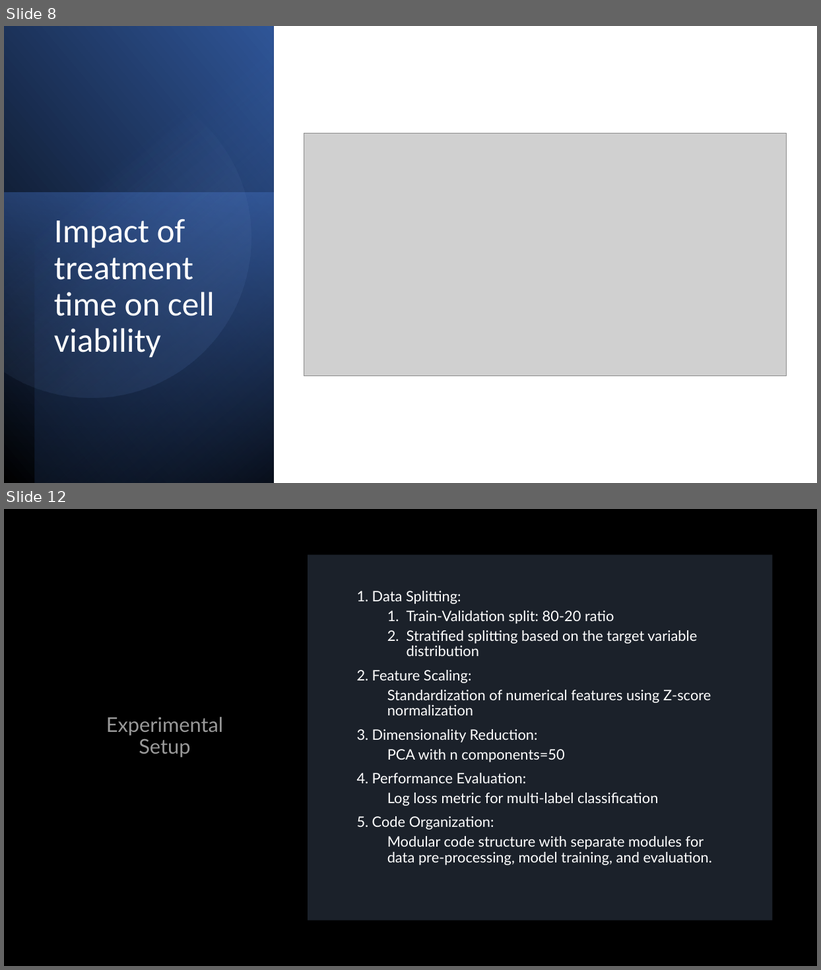
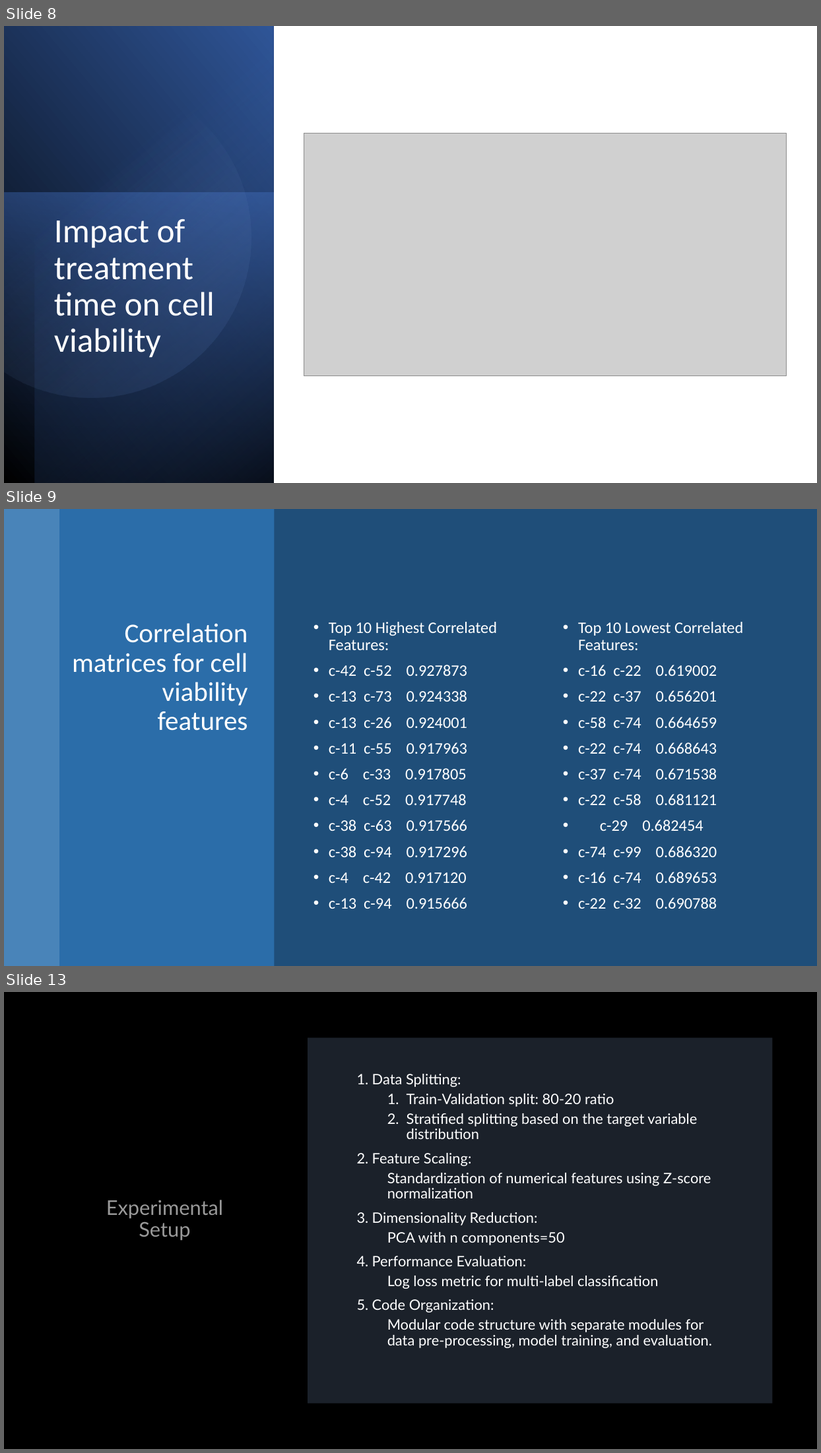
Before and after one commit to sanchitvj/Final-project-Group4, a slide deck: Final-Group-Presentation/MoA_ML_Project.pptx. Shown one above the other, each under a label of ours: slides 8 and 12 before the commit, slides 8, 9 and 13 after it; the slides between them are not shown. The pictures are 821x970 and 821x1453 pixels, drawn with LibreOffice and Linux fonts; fonts in the diff are those of the drawing; grey boxes stand for pictures. Boxes give left, top, right and bottom in pixels: in the first picture for what was removed or moved away, otherwise in the second. Text is boxed around its words. In the diff, an @@ line names an element or a change of style, - is before the commit and + after.

```diff
--- a/Final-Group-Presentation/MoA_ML_Project.pptx
+++ b/Final-Group-Presentation/MoA_ML_Project.pptx
@@ slide 9 added at [4, 509, 817, 966], background #1F4E79 @@
@@ rectangle added at [4, 509, 59, 966], fill #5B9BD5 at 70% opacity @@
@@ rectangle added at [59, 509, 274, 966], fill #2E75B6 at 80% opacity @@
@@ title added at [72, 623, 248, 731], 32 pt, text #FFFFFF @@
+Correlation matrices for cell viability features
@@ text added at [329, 622, 497, 909], 19 pt, text #FFFFFF @@
+• Top 10 Highest Correlated Features:
+• c-42 c-52 0.927873
+• c-13 c-73 0.924338
+• c-13 c-26 0.924001
+• c-11 c-55 0.917963
+• c-6 c-33 0.917805
+• c-4 c-52 0.917748
+• c-38 c-63 0.917566
+• c-38 c-94 0.917296
+• c-4 c-42 0.917120
+• c-13 c-94 0.915666
@@ text added at [578, 622, 743, 909], 19 pt, text #FFFFFF @@
+• Top 10 Lowest Correlated Features:
+• c-16 c-22 0.619002
+• c-22 c-37 0.656201
+• c-58 c-74 0.664659
+• c-22 c-74 0.668643
+• c-37 c-74 0.671538
+• c-22 c-58 0.681121
+• c-29 0.682454
+• c-74 c-99 0.686320
+• c-16 c-74 0.689653
+• c-22 c-32 0.690788
@@ what was slide 12 is now slide 13 @@
```
Also in this commit, not shown: 1 slide changed, 1 other slide added, 1 slide removed.
